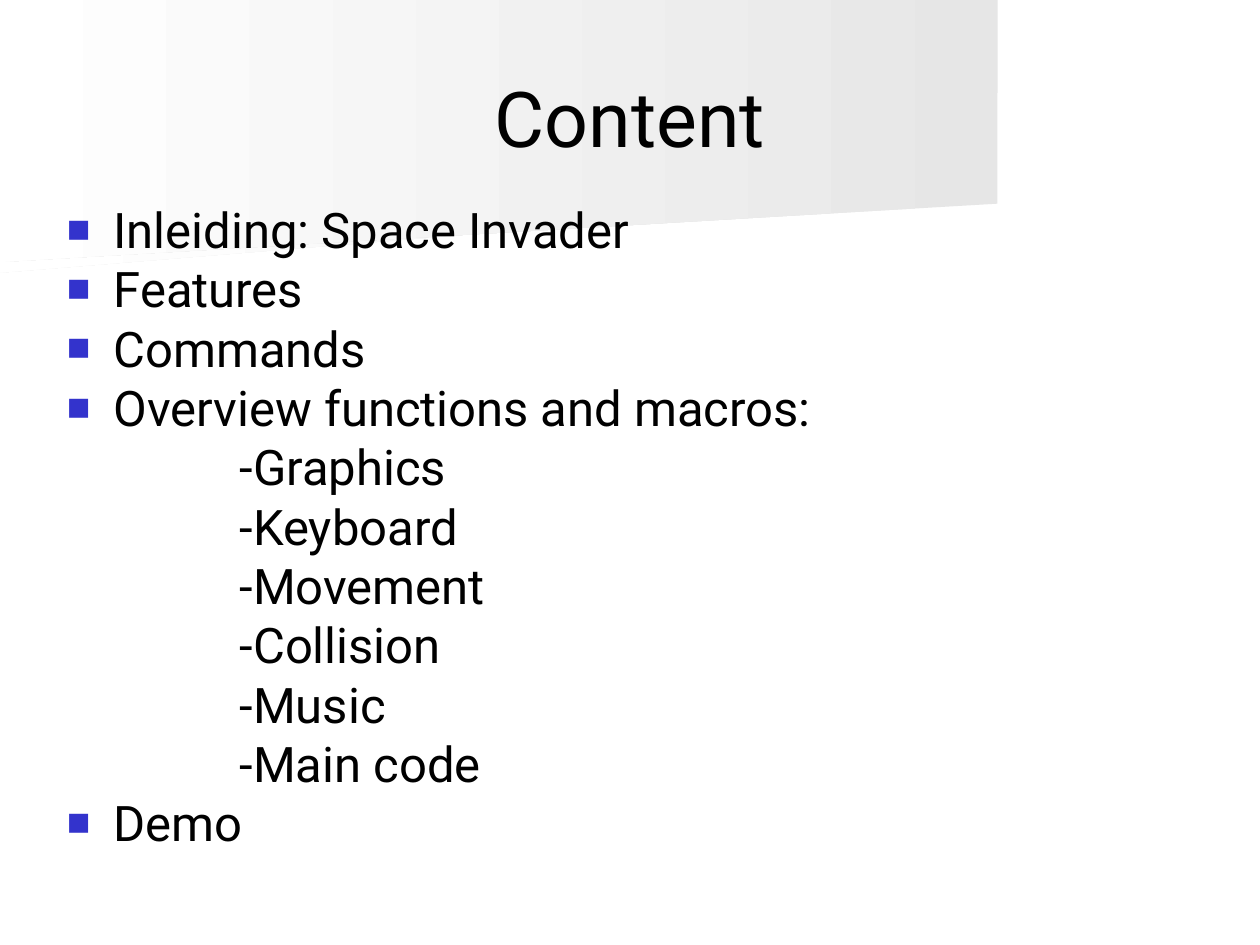
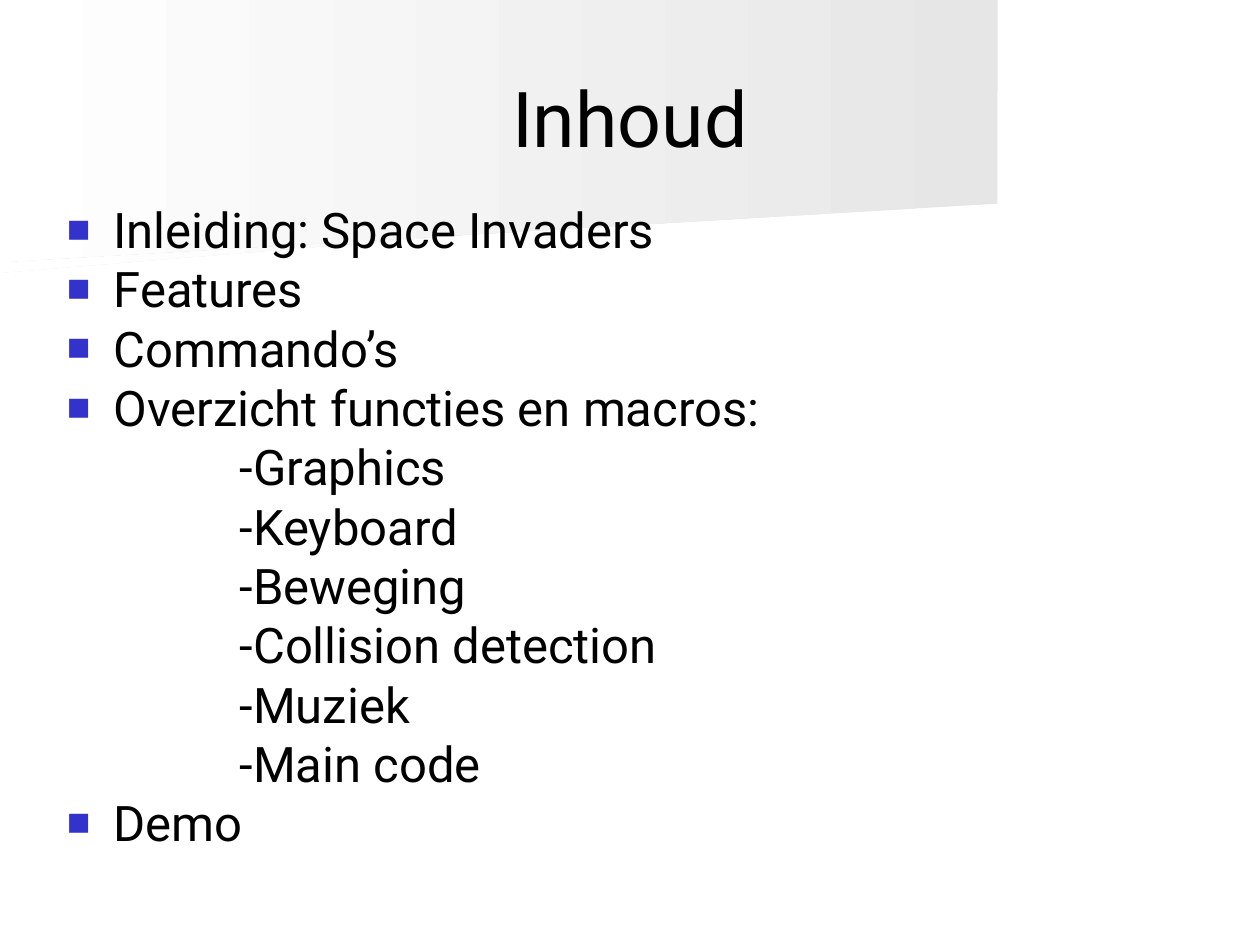
Before and after one commit to angryzor/space_invaders_8086, a slide deck: slide 3 of Presentatie.ppt. Drawn at 1260x945 pixels with LibreOffice and Linux fonts; fonts in the diff are those of the drawing. Boxes give left, top, right and bottom in pixels: in the first picture for what was removed or moved away, otherwise in the second. Text is boxed around its words. In the diff, an @@ line names an element or a change of style, - is before the commit and + after.

```diff
--- a/Presentatie.ppt
+++ b/Presentatie.ppt
@@ title at box(512, 89, 747, 148): text changed @@
-Content
+Inhoud
@@ text at box(114, 211, 655, 259): text changed @@
-■ Inleiding: Space Invader
+■ Inleiding: Space Invaders
@@ text at box(114, 330, 759, 427): text changed @@
-■ Commands
-■ Overview functions and macros:
+■ Commando’s
+■ Overzicht functies en macros:
@@ text at box(240, 568, 657, 724): text changed @@
--Movement
--Collision
--Music
+-Beweging
+-Collision detection
+-Muziek
```
Also in this commit, not shown: 27 other slides changed, 4 slides added, 2 slides removed.
